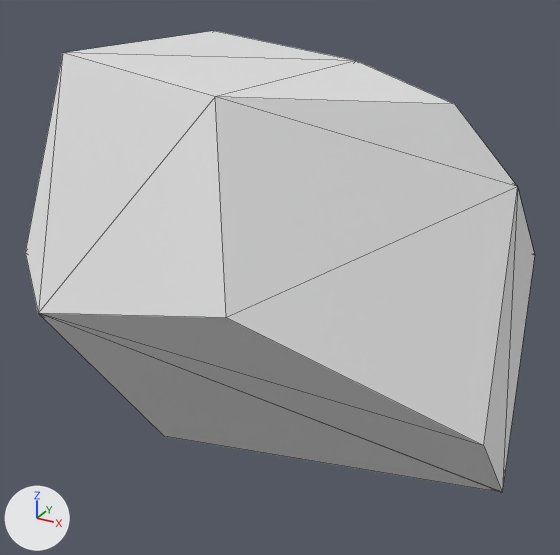
The OBJ model assets/pieces/daikon_train/daikon_0139.obj as it was, and as the next commit left it.
Rendered twice from a camera (50 mm lens) standing at (0.0233, -0.0424, 0.0199) and looking at (0.0011, -0.002, -0.0002). Arrows for +X, +Y and +Z are at lower left; the lights stay in place. The first picture is the older version. Mesh edges are drawn as thin lines. Where no turn or scale is listed for an object, it has been applied to the vertices.

The first picture shows 'daikon_0139'.
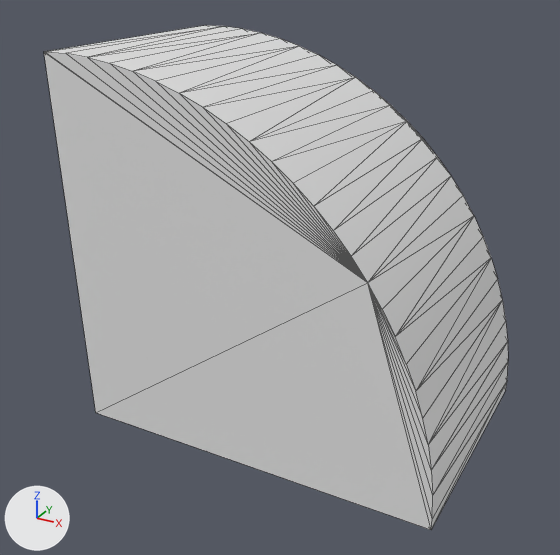
The change in detail:
me_daikon_0139 is used by ob_daikon_0139; location (0.0, 0.0, 0.0).
me_daikon_0139 had 20 vertices, 36 faces and spanned x -0.0119..0.0165, y -0.0123..0.0089, z -0.0156..0.0136.
me_daikon_0139 now has 56 vertices, 108 faces and spans x -0.011..0.0142, y -0.0084..0.0084, z -0.0105..0.0139.
me_daikon_0139 part 1: the whole mesh is rebuilt.

Pixel boxes (x1, y1, x2, y2) of what changed, in the pictures (560 x 555 px):
'daikon_0139', reshaped (9% narrower, 10% taller)
    before: (25, 31, 535, 492)
    after: (44, 25, 508, 530)
